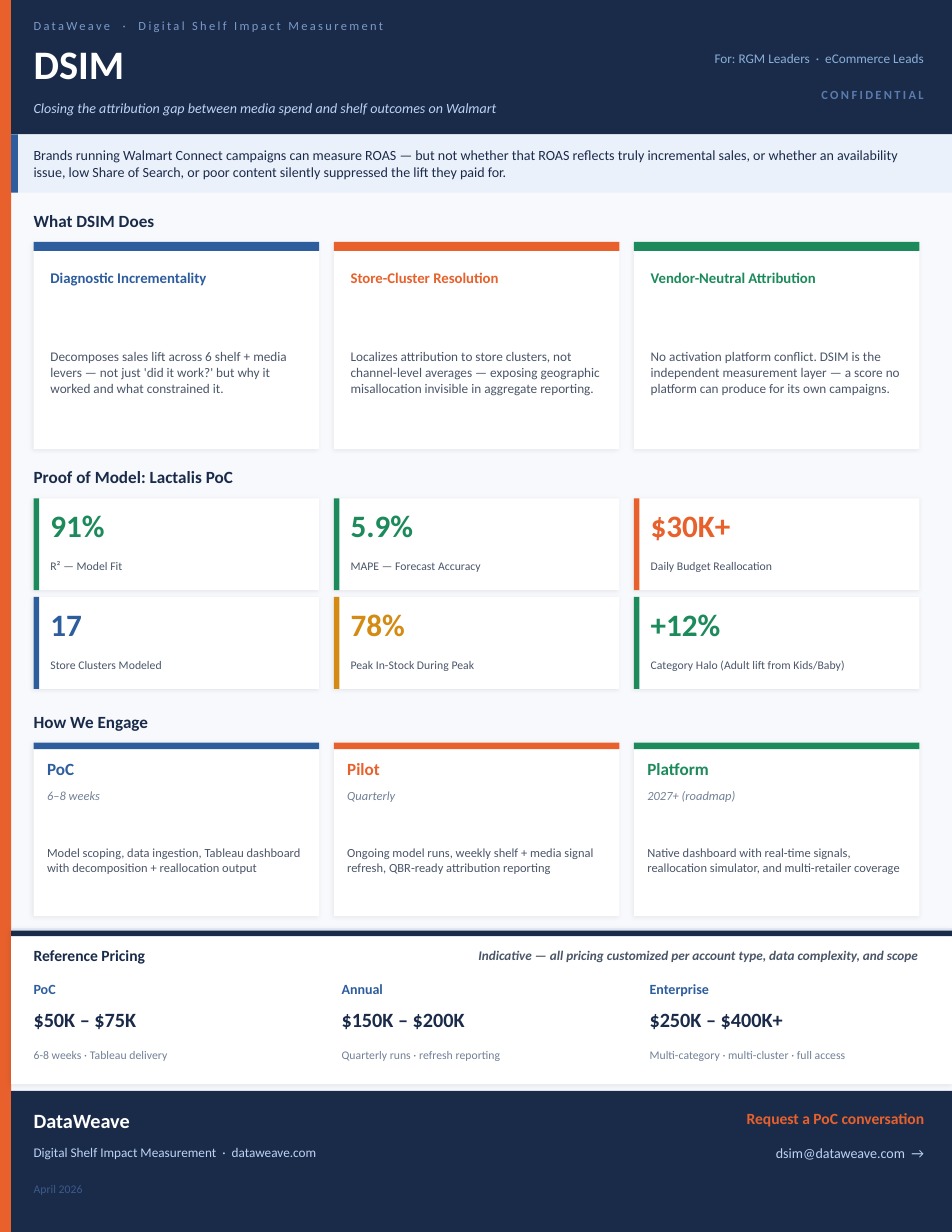
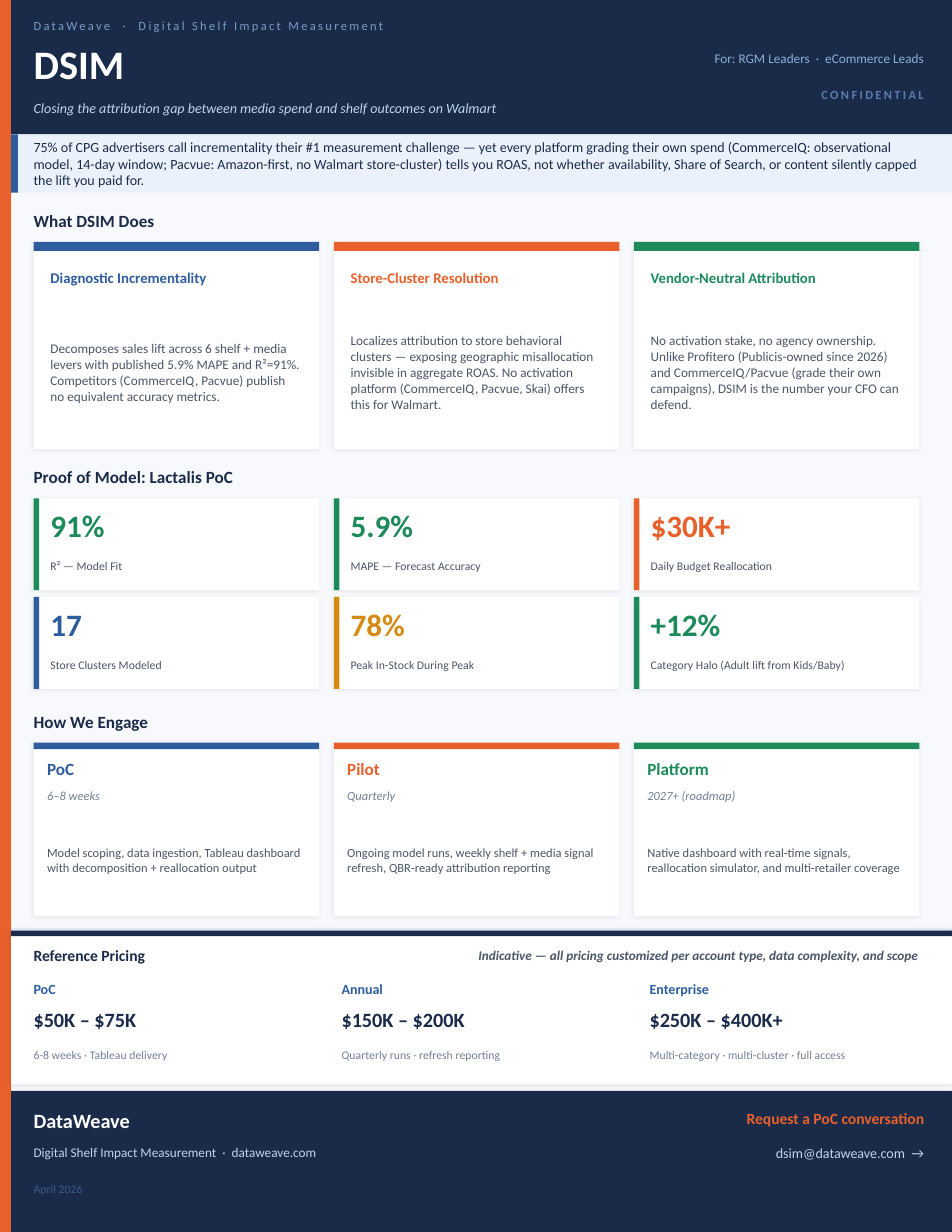
Before and after one commit to Raghavmht09/pm-os, a slide deck: slide 1 of products/dsim/presentations/dsim-brief-one-pager.pptx. Drawn at 952x1232 pixels with LibreOffice and Linux fonts; fonts in the diff are those of the drawing. Boxes give left, top, right and bottom in pixels: in the first picture for what was removed or moved away, otherwise in the second. Text is boxed around its words. In the diff, an @@ line names an element or a change of style, - is before the commit and + after.

```diff
--- a/products/dsim/presentations/dsim-brief-one-pager.pptx
+++ b/products/dsim/presentations/dsim-brief-one-pager.pptx
@@ text at (34,142,917,188): text changed @@
-Brands running Walmart Connect campaigns can measure ROAS — but not whether that ROAS reflects truly incremental sales, or whether an availability issue, low Share of Search, or poor content silently suppressed the lift they paid for.
+75% of CPG advertisers call incrementality their #1 measurement challenge — yet every platform grading their own spend (CommerceIQ: observational model, 14-day window; Pacvue: Amazon-first, no Walmart store-cluster) tells you ROAS, not whether availability, Share of Search, or content silently capped the lift you paid for.
@@ text at (50,344,299,403): text changed @@
-Decomposes sales lift across 6 shelf + media levers — not just 'did it work?' but why it worked and what constrained it.
+Decomposes sales lift across 6 shelf + media levers with published 5.9% MAPE and R²=91%. Competitors (CommerceIQ, Pacvue) publish no equivalent accuracy metrics.
@@ text at (351,336,593,409): text changed @@
-Localizes attribution to store clusters, not channel-level averages — exposing geographic misallocation invisible in aggregate reporting.
+Localizes attribution to store behavioral clusters — exposing geographic misallocation invisible in aggregate ROAS. No activation platform (CommerceIQ, Pacvue, Skai) offers this for Walmart.
@@ text at (651,336,899,409): text changed @@
-No activation platform conflict. DSIM is the independent measurement layer — a score no platform can produce for its own campaigns.
+No activation stake, no agency ownership. Unlike Profitero (Publicis-owned since 2026) and CommerceIQ/Pacvue (grade their own campaigns), DSIM is the number your CFO can defend.
```
Also in this commit, not shown: 15 other files.
